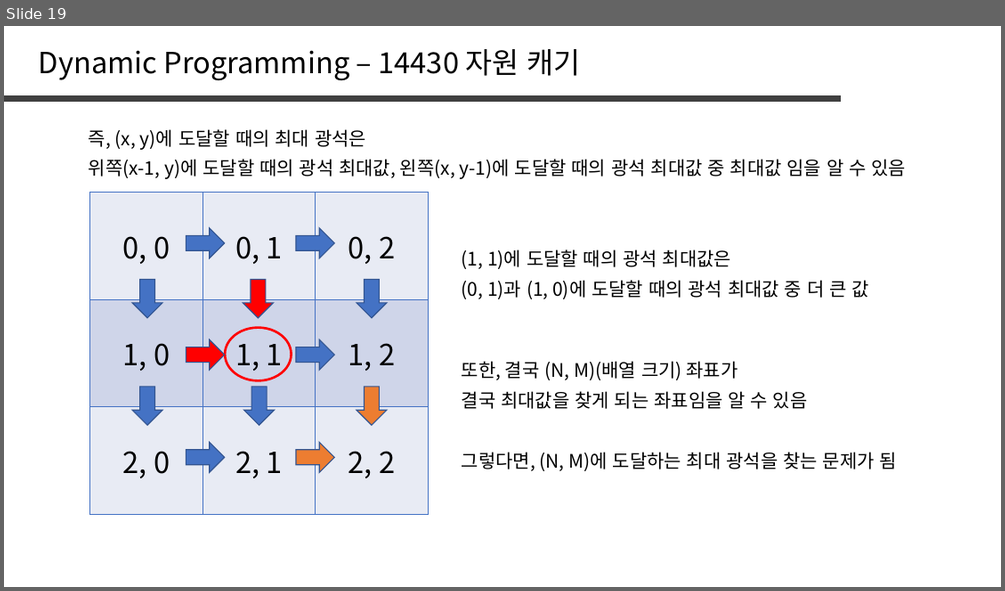
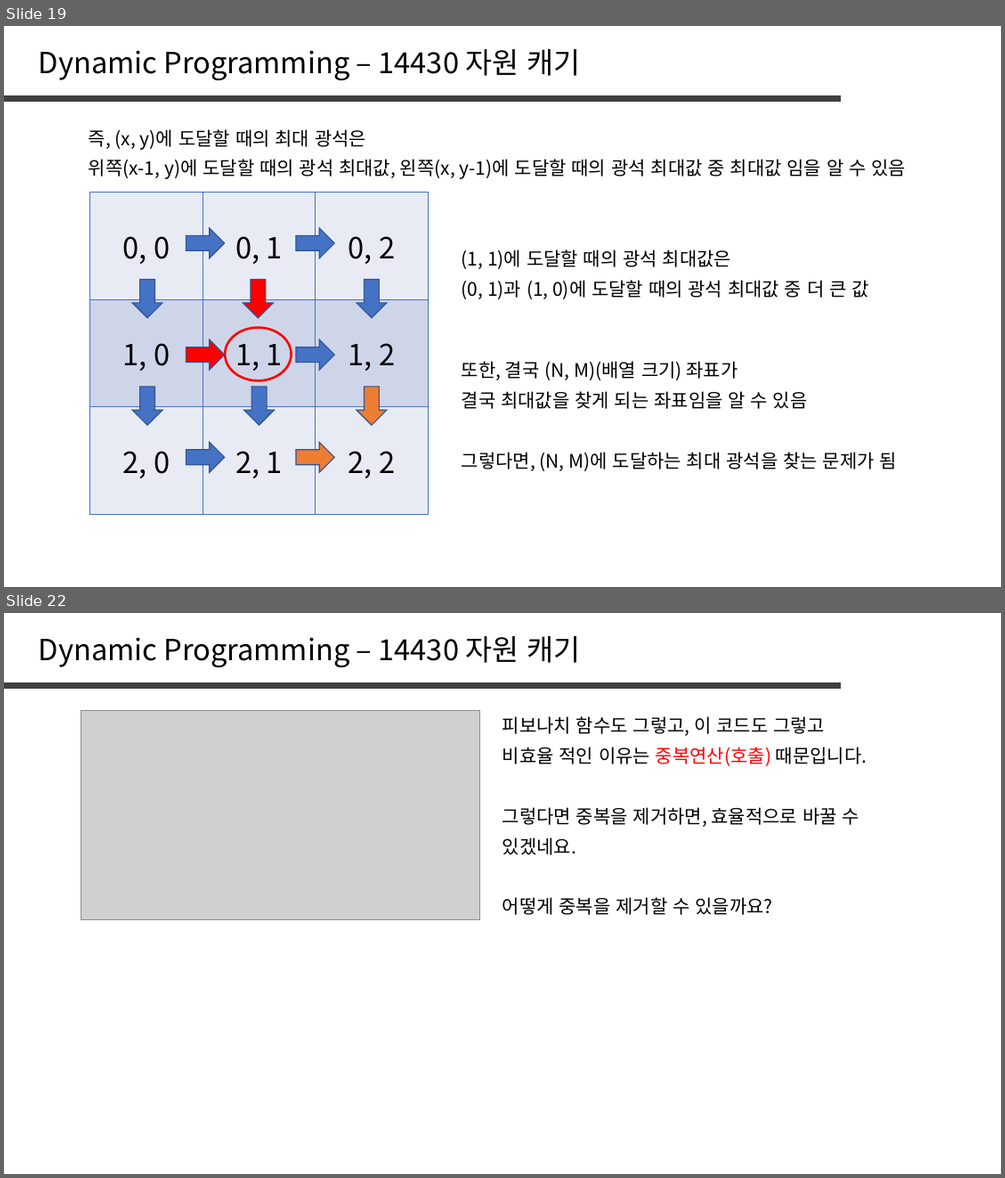
Before and after one commit to jaehoo1/PS-study, a slide deck: study/5_Dynamic Programming.pptx. Shown one above the other, each under a label of ours: slide 19 before the commit, slides 19 and 22 after it; the slides between them are not shown. The pictures are 1005x591 and 1005x1178 pixels, drawn with LibreOffice and Linux fonts; fonts in the diff are those of the drawing; grey boxes stand for pictures. Boxes give left, top, right and bottom in pixels: in the first picture for what was removed or moved away, otherwise in the second. Text is boxed around its words. In the diff, an @@ line names an element or a change of style, - is before the commit and + after.

```diff
--- a/study/5_Dynamic Programming.pptx
+++ b/study/5_Dynamic Programming.pptx
@@ slide 22 added at <box>4,613,1001,1174</box>, background #FFFFFF @@
@@ text added at <box>39,636,581,667</box>, 28 pt, text #000000 @@
+Dynamic Programming – 14430 자원 캐기
@@ line added from (4, 686) to (841, 686), #404040 6 pt @@
@@ picture added at <box>81,710,479,920</box> @@
@@ text added at <box>502,716,825,736</box>, 18 pt, text #000000 @@
+피보나치 함수도 그렇고, 이 코드도 그렇고
@@ text added at <box>502,747,866,766</box>, 18 pt, text #000000 @@
+비효율 적인 이유는 중복연산(호출) 때문입니다.
@@ text added at <box>502,807,859,827</box>, 18 pt, text #000000 @@
+그렇다면 중복을 제거하면, 효율적으로 바꿀 수
@@ text added at <box>502,837,576,855</box>, 18 pt, text #000000 @@
+있겠네요.
@@ text added at <box>502,897,772,915</box>, 18 pt, text #000000 @@
+어떻게 중복을 제거할 수 있을까요?
```
Also in this commit, not shown: 1 slide changed, 4 other slides added.
